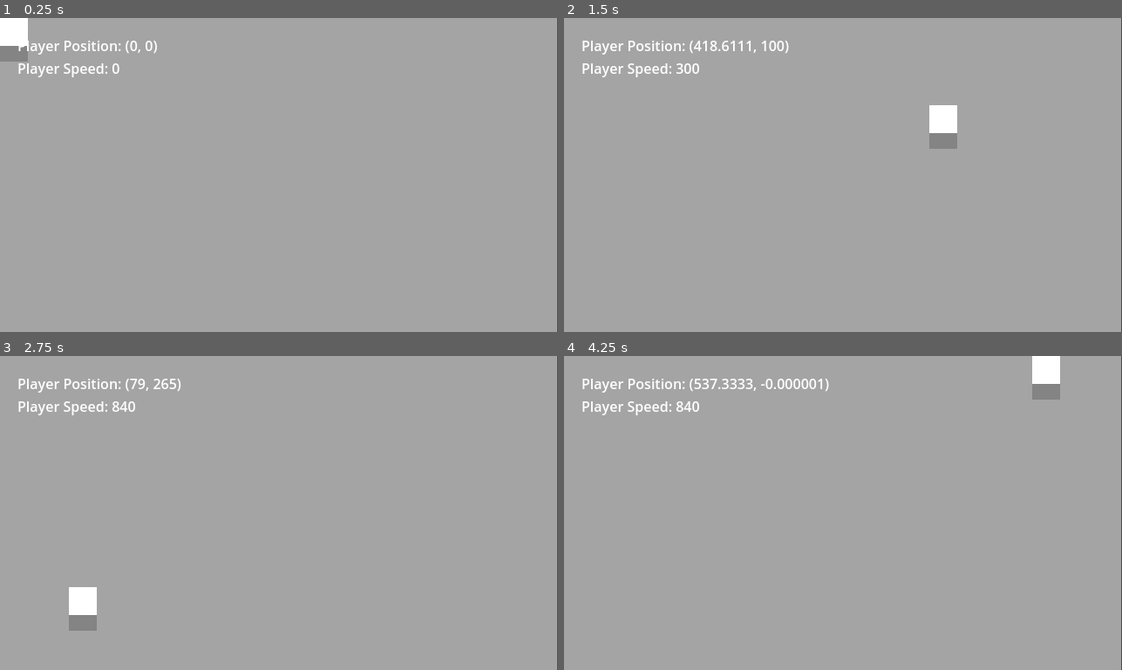
Above: before the commit, frames 1-4 (two rows, left to right).
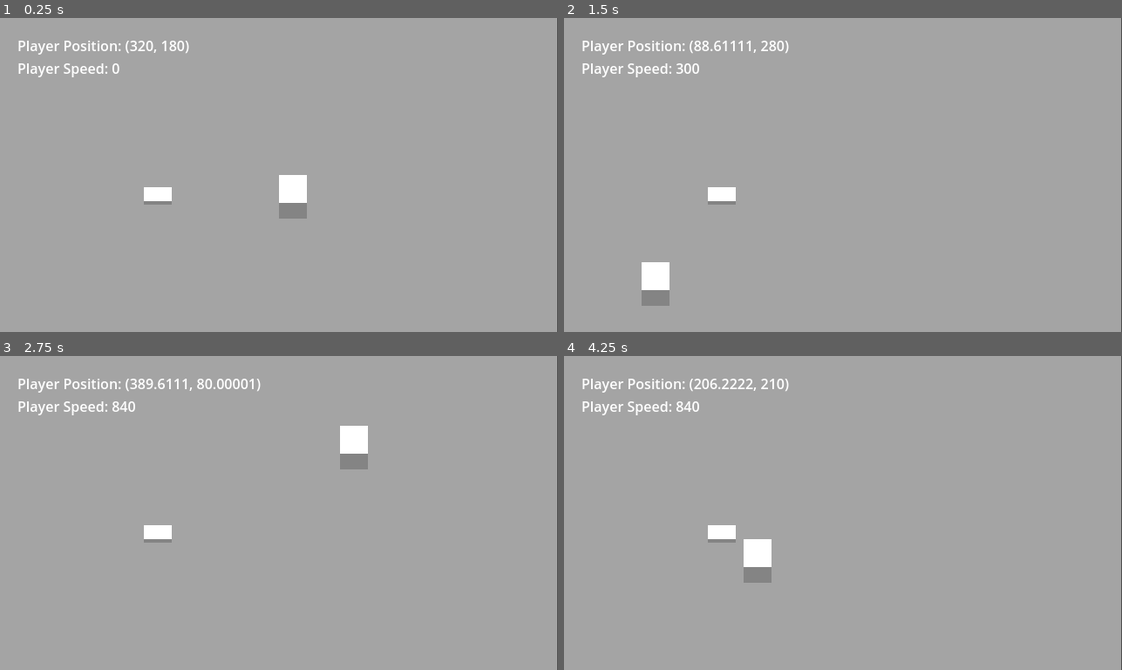
Above: after the commit, the same moments.

Repository: tung-tt/ttt-cafe
Game: Godot game, scene res://TungoTankTavern.tscn
The game is run twice, just before and just after one commit, with the same random seed, the same clock (stepped at 60 frames per second) and the same inputs.
Inputs:
- Up to frame 1 (0.25 s): no input
- Up to frame 2 (1.5 s): tap Enter at 0.5 s; hold Right (ui_right) 0.53-1.28 s; hold Shift (sprint) 0.53-1.28 s; hold Down (ui_down) from 1.28 s (still down); tap Shift (sprint) at 1.35 s
- Up to frame 3 (2.75 s): release Down (ui_down) at 2.03 s; hold Right (ui_right) from 2.03 s (still down); hold Shift (sprint) from 2.03 s (still down)
- Up to frame 4 (4.25 s): release Right (ui_right) at 2.78 s; release Shift (sprint) at 2.78 s; hold Up (ui_up) 2.78-3.53 s; tap Shift (sprint) at 2.85 s; hold Left (ui_left) from 3.53 s (still down); hold Shift (sprint) from 3.53 s (still down)

The runs differ from the first frame. In frame 1, 1.8% of the frame differs, in the area x 0-55%, y 0-64%; in frame 2, 1.8%; in frame 3, 2.0%, in the area x 12-66%, y 7-88%; in frame 4, 2.0%.

Commit message:
Changed Name, Added Table

Diff:
--- a/TungoTankTavern.tscn
+++ b/TungoTankTavern.tscn
@@ -1,9 +1,37 @@
-[gd_scene load_steps=4 format=3 uid="uid://bwrtncgghdtqu"]
+[gd_scene load_steps=7 format=3 uid="uid://bwrtncgghdtqu"]
 
 [ext_resource type="Script" path="res://Player.gd" id="1_lvhjm"]
 [ext_resource type="Script" path="res://Label.gd" id="2_pxeij"]
 
+[sub_resource type="Shader" id="Shader_ayb4s"]
+code = "shader_type canvas_item;
+
+uniform vec4 outline_color : hint_color = vec4(0.0, 0.0, 0.0, 1.0);
+uniform float outline_size = 1.0;
+
+void fragment() {
+    vec4 texcolor = texture(TEXTURE, FRAGCOORD.xy / TEXTURE_PIXEL_SIZE);
+    if (texcolor.a < 0.1) {
+        for (float x = -outline_size; x <= outline_size; x++) {
+            for (float y = -outline_size; y <= outline_size; y++) {
+                vec4 sample = texture(TEXTURE, (FRAGCOORD.xy + vec2(x, y)) / TEXTURE_PIXEL_SIZE);
+                if (sample.a > 0.1) {
+                    texcolor = outline_color;
+                }
+            }
+        }
+    }
+    COLOR = texcolor;
+}
+"
+
+[sub_resource type="ShaderMaterial" id="ShaderMaterial_dccqm"]
+shader = SubResource("Shader_ayb4s")
+
 [sub_resource type="RectangleShape2D" id="RectangleShape2D_ub277"]
+
+[sub_resource type="RectangleShape2D" id="RectangleShape2D_7v4js"]
+size = Vector2(32, 8)
 
 [node name="Cafe_Scene" type="Node2D"]
 
@@ -17,6 +45,7 @@
 color = Color(0.641934, 0.641934, 0.641934, 1)
 
 [node name="Player" type="CharacterBody2D" parent="."]
+position = Vector2(320, 180)
 script = ExtResource("1_lvhjm")
 sprint_multiplier = 3.0
 acceleration = 1200
@@ -30,6 +59,7 @@
 color = Color(0.517184, 0.517184, 0.517184, 1)
 
 [node name="ColorRect" type="ColorRect" parent="Player"]
+material = SubResource("ShaderMaterial_dccqm")
 offset_right = 32.0
 offset_bottom = 32.0
 
@@ -50,3 +80,22 @@
 offset_bottom = 80.0
 script = ExtResource("2_pxeij")
 player_path = NodePath("../Player")
+
+[node name="Table" type="StaticBody2D" parent="."]
+position = Vector2(165, 194)
+
+[node name="CollisionShape2D" type="CollisionShape2D" parent="Table"]
+position = Vector2(16, 12)
+shape = SubResource("RectangleShape2D_7v4js")
+
+[node name="ColorRect2" type="ColorRect" parent="Table"]
+offset_top = 4.0
+offset_right = 32.0
+offset_bottom = 20.0
+color = Color(0.517184, 0.517184, 0.517184, 1)
+metadata/_edit_use_anchors_ = true
+
+[node name="ColorRect" type="ColorRect" parent="Table"]
+offset_right = 32.0
+offset_bottom = 16.0
+metadata/_edit_use_anchors_ = true
--- a/project.godot
+++ b/project.godot
@@ -10,7 +10,7 @@
 
 [application]
 
-config/name="Lamp Cafe"
+config/name="Box Bistro"
 run/main_scene="res://TungoTankTavern.tscn"
 config/features=PackedStringArray("4.2", "Mobile")
 config/icon="res://icon.svg"
@@ -19,6 +19,7 @@
 
 window/size/viewport_width=640
 window/size/viewport_height=360
+window/size/mode=3
 window/stretch/mode="viewport"
 
 [input]
